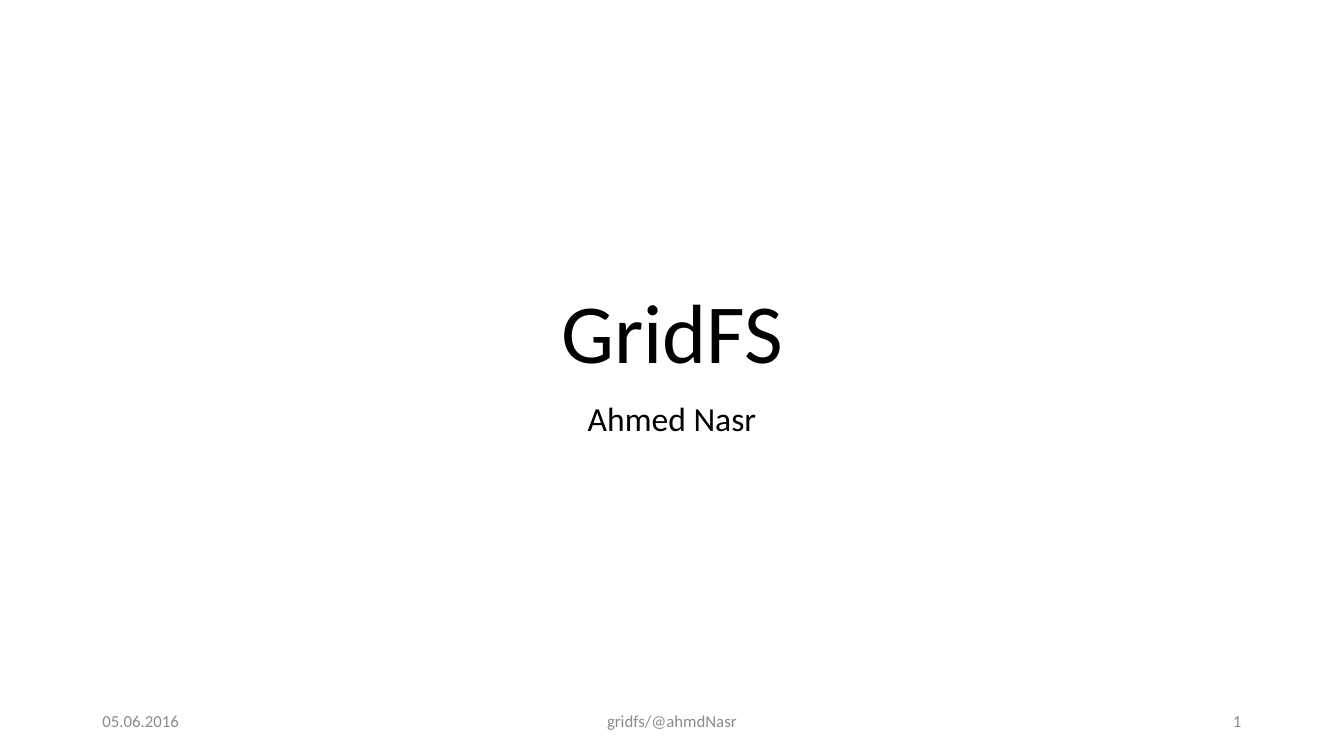
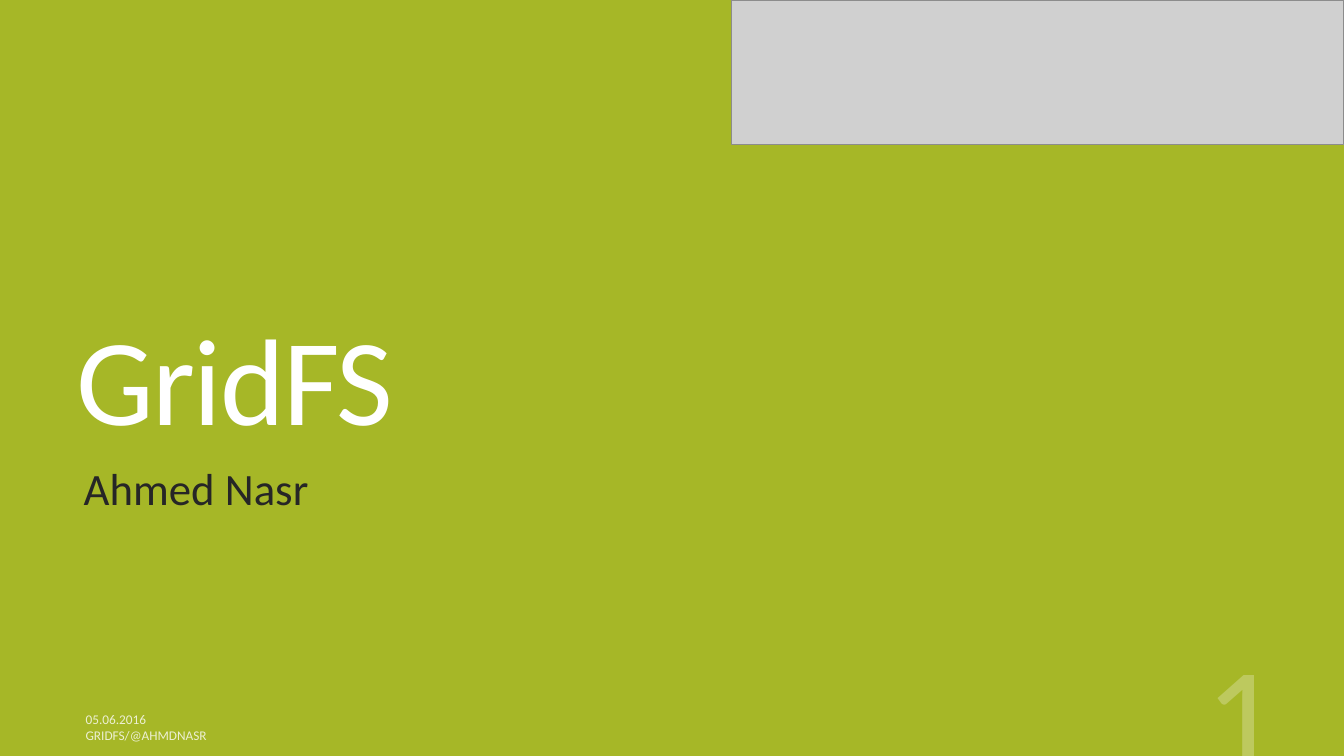
Before and after one commit to ahmdNasr/gridfs_presentation, a slide deck: slide 1 of GridFS.pptx. Drawn at 1344x756 pixels with LibreOffice and Linux fonts; fonts in the diff are those of the drawing; grey boxes stand for pictures. Boxes give left, top, right and bottom in pixels: in the first picture for what was removed or moved away, otherwise in the second. Text is boxed around its words. In the diff, an @@ line names an element or a change of style, - is before the commit and + after.

Commit message:
added 'Was ist GridFS?' page

```diff
--- a/GridFS.pptx
+++ b/GridFS.pptx
@@ background #FFFFFF to #A6B727 @@
@@ picture added at [732,0,1344,145] @@
@@ title "GridFS": place and size @@
-title "GridFS" at [561,304,782,364]
+title "GridFS" at [77,339,394,426]
@@ title "GridFS" at [77,339,394,426]: size 60 to 88 pt, text colour #000000 to #FFFFFF, letter spacing 0 to -1.2 pt; alignment centre to left; line spacing 0.9 to 0.8 @@
@@ subtitle "Ahmed Nasr": place and size @@
-subtitle "Ahmed Nasr" at [588,407,757,432]
+subtitle "Ahmed Nasr" at [84,474,309,506]
@@ subtitle "Ahmed Nasr" at [84,474,309,506]: size 24 to 32 pt, text colour #000000 to #262626; alignment centre to left; line spacing 0.9 to 0.85; more space between paragraphs @@
@@ page number: place and size @@
-page number at [1233,716,1241,727]
+page number at [966,648,1289,756]
@@ page number at [966,648,1289,756]: size 12 to 103 pt, text colour #8C8C8C to #FFFFFF at 25% opacity; vertical alignment middle to bottom @@
@@ text "05.06.2016": place and size @@
-text "05.06.2016" at [102,716,178,727]
+text "05.06.2016" at [86,715,146,724]
@@ text "05.06.2016" at [86,715,146,724]: size 12 to 9.5 pt, text colour #8C8C8C to #FFFFFF at 80% opacity @@
@@ text at [86,731,207,742]: text changed; size 12 to 9.5 pt; text colour #8C8C8C to #FFFFFF at 80% opacity @@
-gridfs/@ahmdNasr
+GRIDFS/@AHMDNASR
```
Also in this commit, not shown: 6 other slides changed, 2 slides added, 22 slides removed.
